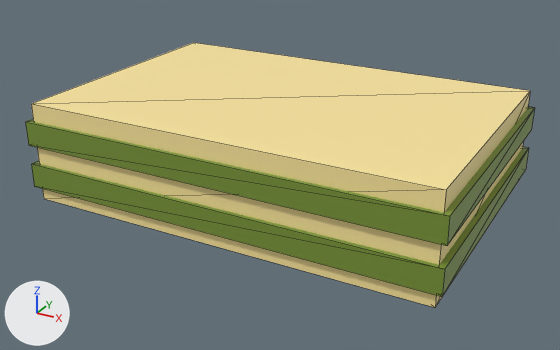
The glTF model bolos 3d/teste cubos/assets/boloretangulo limao.glb as it was, and as the next commit left it.
Rendered twice from a 50 mm lens placed at (3.01, -4.51, 2.16), pointed at (0.47, 0.11, -0.15). The axes (+X, +Y, +Z) are drawn at lower left. The lights are the same throughout. Mesh edges are drawn as thin lines. Where no turn or scale is listed for an object, it has been applied to the vertices.
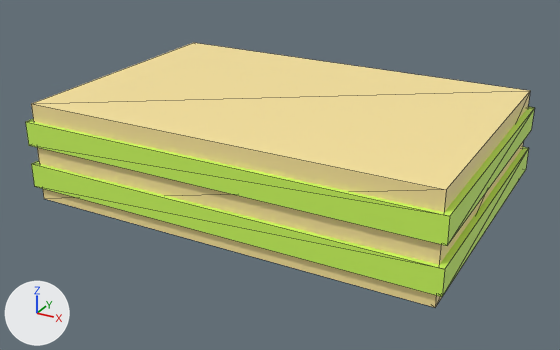
What differs and where, as boxes (x1, y1, x2, y2) in the pictures (560 x 350 px):
'Cube.001', recoloured
    both: (26, 107, 534, 246)
'Cube.002', recoloured
    both: (31, 147, 529, 297)

What changed in the scene script:
```text
Change mat_material_003:
    mat_material_003.base_color: (0.194, 0.302, 0.0391) -> (0.629, 1.0, 0.114)  # green #7a9538 -> green #d0ff5f
Change mat_material_004:
    mat_material_004.base_color: (0.194, 0.302, 0.0391) -> (0.629, 1.0, 0.114)  # green #7a9538 -> green #d0ff5f
```
